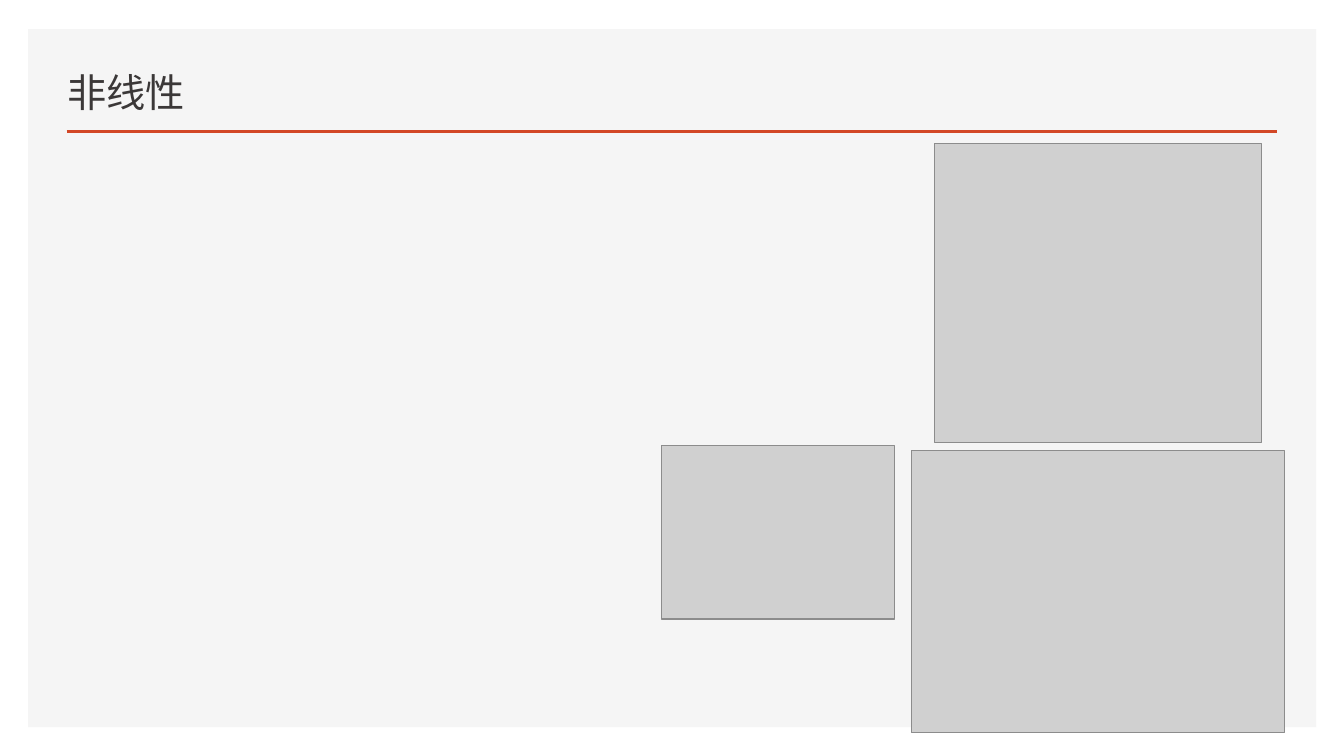
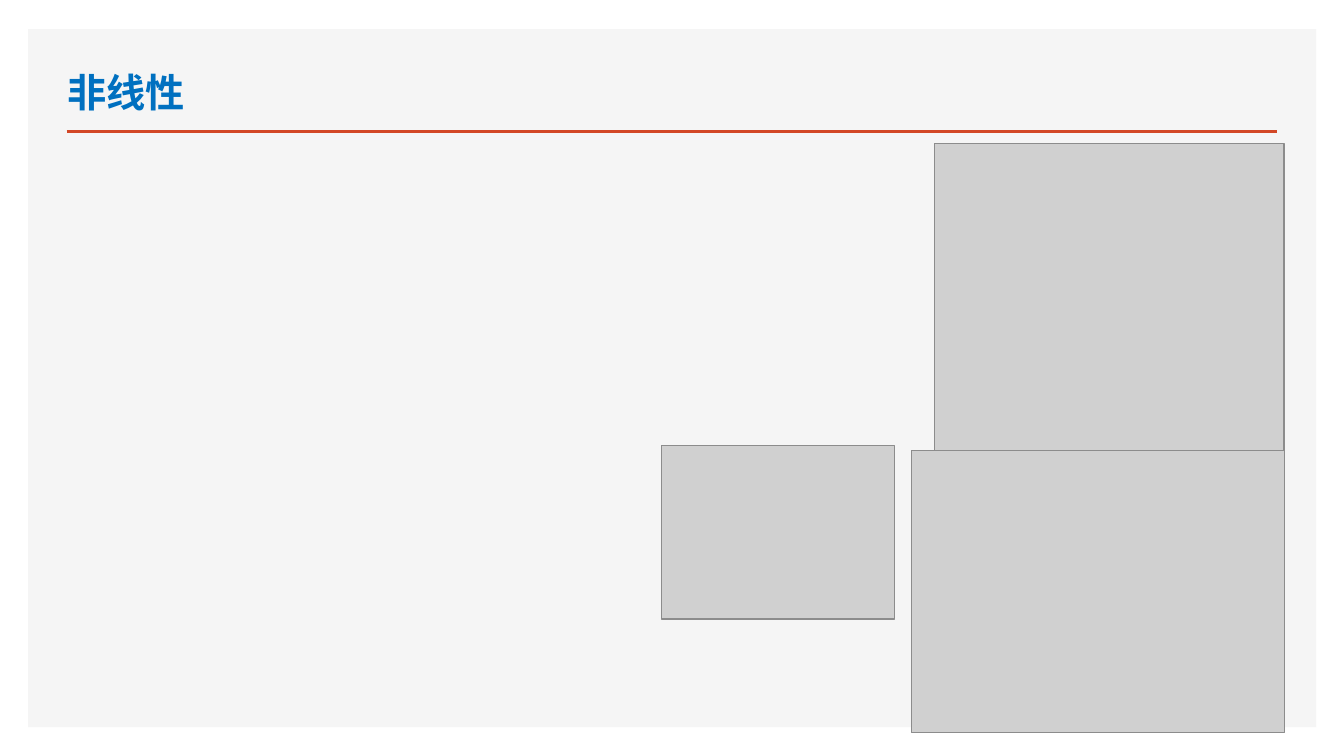
Before and after one commit to eliuwei/eliuwei.github.io, a slide deck: slide 4 of HARDWARE/01 射频/01 射频基本概念/射频基本概念总结.pptx (slide 3 before the commit). Drawn at 1344x756 pixels with LibreOffice and Linux fonts; fonts in the diff are those of the drawing; grey boxes stand for pictures. Boxes give left, top, right and bottom in pixels: in the first picture for what was removed or moved away, otherwise in the second. Text is boxed around its words. In the diff, an @@ line names an element or a change of style, - is before the commit and + after.

```diff
--- a/HARDWARE/01 射频/01 射频基本概念/射频基本概念总结.pptx
+++ b/HARDWARE/01 射频/01 射频基本概念/射频基本概念总结.pptx
@@ title "非线性" at (x1=68, y1=73, x2=185, y2=111): text colour #3B3838 to #0070C0, bold on @@
@@ picture resized from (x1=935, y1=143, x2=1262, y2=443) to (x1=935, y1=143, x2=1285, y2=463) @@
```
Also in this commit, not shown: 1 other slide changed, 4 slides added, 3 slides removed, 2 other files.
